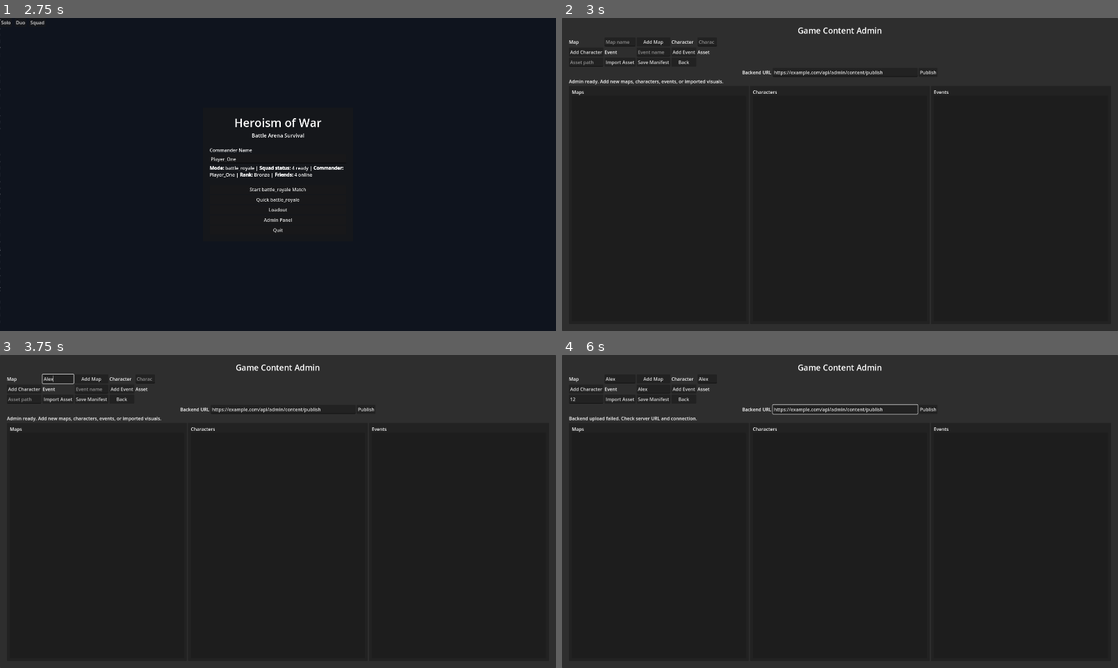
Above: before the commit, frames 1-4 (two rows, left to right).
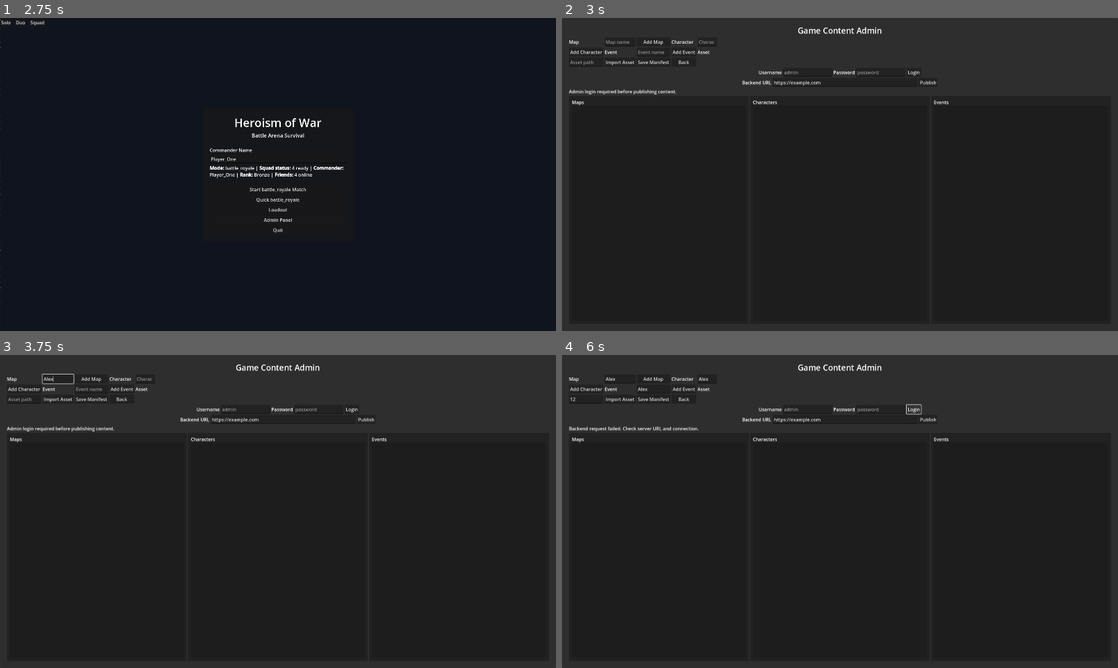
Above: after the commit, the same moments.

Repository: unkn0wn-120911/Heroism-of-war
Game: Godot game, scene res://scenes/LoadingScreen.tscn
The game is run twice, just before and just after one commit, with the same random seed, the same clock (stepped at 60 frames per second) and the same inputs.
Inputs (mouse positions are in pixels of both pictures, inside the frame that each line leads up to):
- Up to frame 1 (2.75 s): tap Enter at 0.5, 1.35 s; move the mouse to (400, 158) at 0.52 s; hold D 0.53-1.28 s; tap Shift at 0.6, 2.1 s; click (400, 158) at 0.67 s; tap Space at 0.77, 1.52 s; move the mouse to (166, 190) at 1.27 s; hold S 1.28-2.03 s; move the mouse to (333, 105) at 2.02 s; hold D from 2.03 s (still down)
- Up to frame 2 (3 s): release D at 2.75 s; click "Admin Panel" at 2.75 s
- Up to frame 3 (3.75 s): click (55, 380) at 3.52 s; type "Alex" at 3.6 s
- Up to frame 4 (6 s): click (706, 380) at 3.75 s; type "Alex" at 3.83 s; click (650, 389) at 3.98 s; type "Alex" at 4.07 s; click (584, 398) at 4.27 s; type "12" at 4.35 s; click "Publish" at 5 s; click (912, 408) at 5.75 s, where only the run after the commit has a clickable "Login"

Frame 1 is identical in both runs. In frame 2, 0.8% of the frame differs, in the area x 1-70%, y 16-28%; in frame 3, 0.8%; in frame 4, 1.1%, in the area x 1-70%, y 15-28%.

Commit message:
Add Vercel deployment configuration for backend

Diff:
--- a/scenes/AdminPanel.tscn
+++ b/scenes/AdminPanel.tscn
@@ -98,6 +98,33 @@
 layout_mode = 2
 text = "Back"
 
+[node name="AuthRow" type="HBoxContainer" parent="Panel/Margin/VBox"]
+layout_mode = 2
+alignment = 1
+
+[node name="UsernameLabel" type="Label" parent="Panel/Margin/VBox/AuthRow"]
+layout_mode = 2
+text = "Username"
+
+[node name="UsernameEdit" type="LineEdit" parent="Panel/Margin/VBox/AuthRow"]
+custom_minimum_size = Vector2(170, 0)
+layout_mode = 2
+placeholder_text = "admin"
+
+[node name="PasswordLabel" type="Label" parent="Panel/Margin/VBox/AuthRow"]
+layout_mode = 2
+text = "Password"
+
+[node name="PasswordEdit" type="LineEdit" parent="Panel/Margin/VBox/AuthRow"]
+custom_minimum_size = Vector2(170, 0)
+layout_mode = 2
+secret = true
+placeholder_text = "password"
+
+[node name="LoginButton" type="Button" parent="Panel/Margin/VBox/AuthRow"]
+layout_mode = 2
+text = "Login"
+
 [node name="ServerRow" type="HBoxContainer" parent="Panel/Margin/VBox"]
 layout_mode = 2
 alignment = 1
@@ -109,7 +136,7 @@
 [node name="BackendUrlEdit" type="LineEdit" parent="Panel/Margin/VBox/ServerRow"]
 custom_minimum_size = Vector2(500, 0)
 layout_mode = 2
-text = "https://example.com/api/admin/content/publish"
+text = "https://example.com"
 
 [node name="PublishButton" type="Button" parent="Panel/Margin/VBox/ServerRow"]
 layout_mode = 2
--- a/scripts/AdminPanel.gd
+++ b/scripts/AdminPanel.gd
@@ -8,6 +8,9 @@
 @onready var character_list: ItemList = $Panel/Margin/VBox/BottomRow/MidPanel/CharacterList
 @onready var event_list: ItemList = $Panel/Margin/VBox/BottomRow/RightPanel/EventList
 @onready var status_label: Label = $Panel/Margin/VBox/StatusLabel
+@onready var admin_username_edit: LineEdit = $Panel/Margin/VBox/AuthRow/UsernameEdit
+@onready var admin_password_edit: LineEdit = $Panel/Margin/VBox/AuthRow/PasswordEdit
+@onready var login_button: Button = $Panel/Margin/VBox/AuthRow/LoginButton
 @onready var backend_url_edit: LineEdit = $Panel/Margin/VBox/ServerRow/BackendUrlEdit
 @onready var publish_button: Button = $Panel/Margin/VBox/ServerRow/PublishButton
 @onready var add_map_button: Button = $Panel/Margin/VBox/InputGrid/AddMapButton
@@ -19,6 +22,9 @@
 @onready var file_dialog: FileDialog = $FileDialog
 
 var http_request: HTTPRequest
+var admin_token: String = ""
+var pending_request_type: String = "publish"
+const SESSION_PATH := "user://admin_session.json"
 
 var content_manifest: Dictionary = {
     "maps": [],
@@ -30,9 +36,11 @@
 func _ready() -> void:
     http_request = HTTPRequest.new()
     add_child(http_request)
-    http_request.request_completed.connect(_on_publish_completed)
-
-    backend_url_edit.text = "https://example.com/api/admin/content/publish"
+    http_request.request_completed.connect(_on_request_completed)
+
+    admin_password_edit.secret = true
+    backend_url_edit.text = "https://example.com"
+    login_button.pressed.connect(_on_login_pressed)
     add_map_button.pressed.connect(_on_add_map_pressed)
     add_character_button.pressed.connect(_on_add_character_pressed)
     add_event_button.pressed.connect(_on_add_event_pressed)
@@ -42,9 +50,13 @@
     back_button.pressed.connect(_on_back_pressed)
     file_dialog.file_selected.connect(_on_file_selected)
 
+    load_session()
     load_manifest()
     refresh_lists()
-    status_label.text = "Admin ready. Add new maps, characters, events, or imported visuals."
+    if admin_token.is_empty():
+        status_label.text = "Admin login required before publishing content."
+    else:
+        status_label.text = "Admin session restored. Content can be published."
 
 func _on_add_map_pressed() -> void:
     var map_name = map_name_edit.text.strip_edges()
@@ -123,29 +135,63 @@
     file.store_string(JSON.stringify(content_manifest, "\t"))
     status_label.text = "Content manifest saved to %s" % path
 
+func _on_login_pressed() -> void:
+    var base_url = _get_base_url()
+    if base_url.is_empty():
+        status_label.text = "Set the backend base URL before login."
+        return
+
+    pending_request_type = "login"
+    status_label.text = "Signing in to admin panel..."
+    var payload = JSON.stringify({
+        "username": admin_username_edit.text.strip_edges(),
+        "password": admin_password_edit.text
+    })
+    var err = http_request.request(base_url + "/api/admin/login", ["Content-Type: application/json"], HTTPClient.METHOD_POST, payload)
+    if err != OK:
+        status_label.text = "Login request failed: %s" % err
+
 func _on_publish_pressed() -> void:
-    var url = backend_url_edit.text.strip_edges()
+    if admin_token.is_empty():
+        status_label.text = "Login required before publishing."
+        return
+
+    var url = _get_base_url() + "/api/admin/content/publish"
     if url.is_empty():
         status_label.text = "Set backend URL before publishing."
         return
 
+    pending_request_type = "publish"
     status_label.text = "Publishing content to backend..."
-    var headers = ["Content-Type: application/json"]
+    var headers = ["Content-Type: application/json", "Authorization: Bearer %s" % admin_token]
     var payload = JSON.stringify({
         "version": Time.get_datetime_string_from_system(false),
         "content": content_manifest,
-        "updated_by": "admin_android"
+        "updated_by": admin_username_edit.text.strip_edges()
     })
     var err = http_request.request(url, headers, HTTPClient.METHOD_POST, payload)
     if err != OK:
         status_label.text = "Publish request failed: %s" % err
 
-func _on_publish_completed(result: int, response_code: int, _headers: PackedStringArray, body: PackedByteArray) -> void:
+func _on_request_completed(result: int, response_code: int, _headers: PackedStringArray, body: PackedByteArray) -> void:
     if result != HTTPRequest.RESULT_SUCCESS:
-        status_label.text = "Backend upload failed. Check server URL and connection."
+        status_label.text = "Backend request failed. Check server URL and connection."
         return
 
     var text = body.get_string_from_utf8()
+    if text.is_empty():
+        text = "OK"
+
+    var parsed = JSON.parse_string(text)
+    if pending_request_type == "login":
+        if response_code >= 200 and response_code < 300 and typeof(parsed) == TYPE_DICTIONARY and parsed.get("token", "") != "":
+            admin_token = String(parsed.get("token", ""))
+            save_session()
+            status_label.text = "Admin login successful. Session token saved."
+            return
+        status_label.text = "Login failed: %s" % text
+        return
+
     if response_code >= 200 and response_code < 300:
         status_label.text = "Content uploaded to database successfully."
     else:
@@ -153,6 +199,32 @@
 
 func _on_back_pressed() -> void:
     get_tree().change_scene_to_file("res://scenes/MainMenu.tscn")
+
+func _get_base_url() -> String:
+    var text = backend_url_edit.text.strip_edges().rstrip("/")
+    if text.contains("/api/admin/content/publish"):
+        return text.replace("/api/admin/content/publish", "")
+    if text.contains("/api/admin/login"):
+        return text.replace("/api/admin/login", "")
+    if text.contains("/api/content/latest"):
+        return text.replace("/api/content/latest", "")
+    return text
+
+func save_session() -> void:
+    var file = FileAccess.open(SESSION_PATH, FileAccess.WRITE)
+    if file == null:
+        return
+    file.store_string(JSON.stringify({"token": admin_token}))
+
+func load_session() -> void:
+    if not FileAccess.file_exists(SESSION_PATH):
+        return
+    var file = FileAccess.open(SESSION_PATH, FileAccess.READ)
+    if file == null:
+        return
+    var parsed = JSON.parse_string(file.get_as_text())
+    if typeof(parsed) == TYPE_DICTIONARY:
+        admin_token = String(parsed.get("token", ""))
 
 func load_manifest() -> void:
     var path = "user://content_manifest.json"
Not shown, added: render.yaml
Not shown, added: vercel.json
Not shown, changed: .env.example
